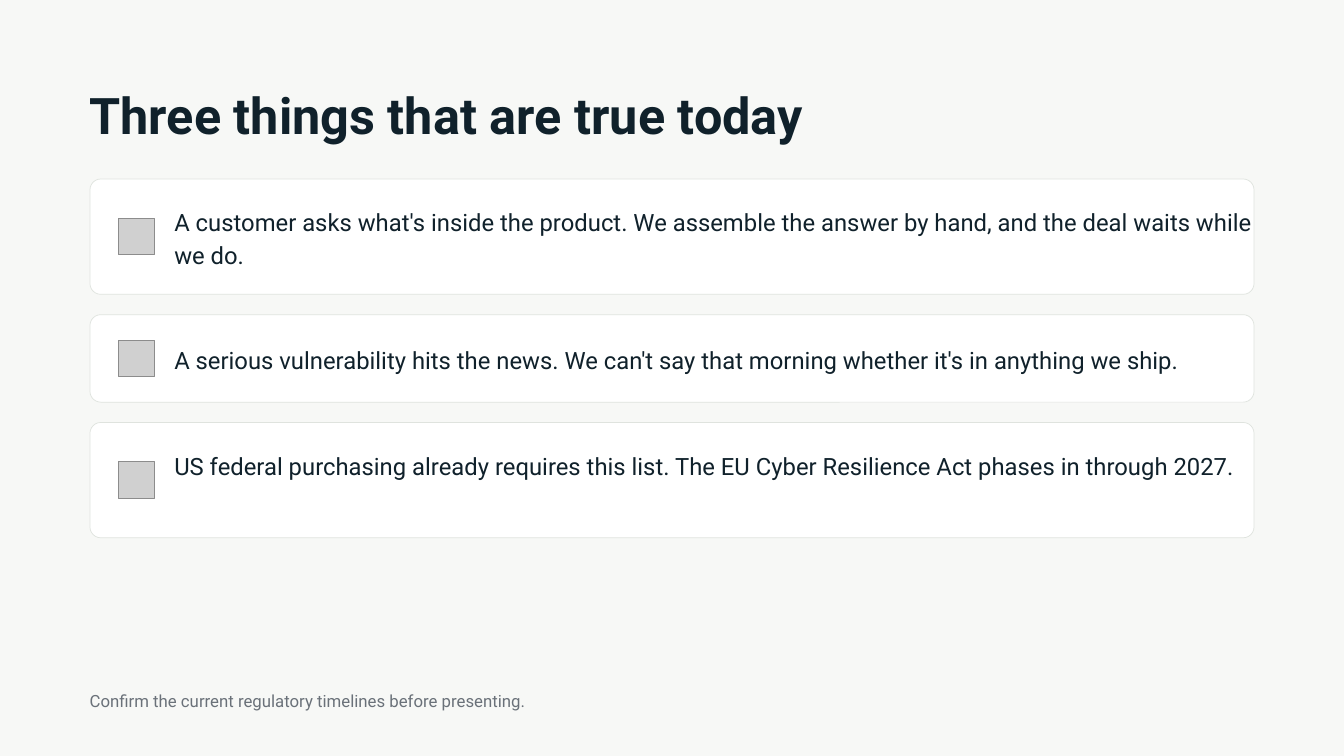
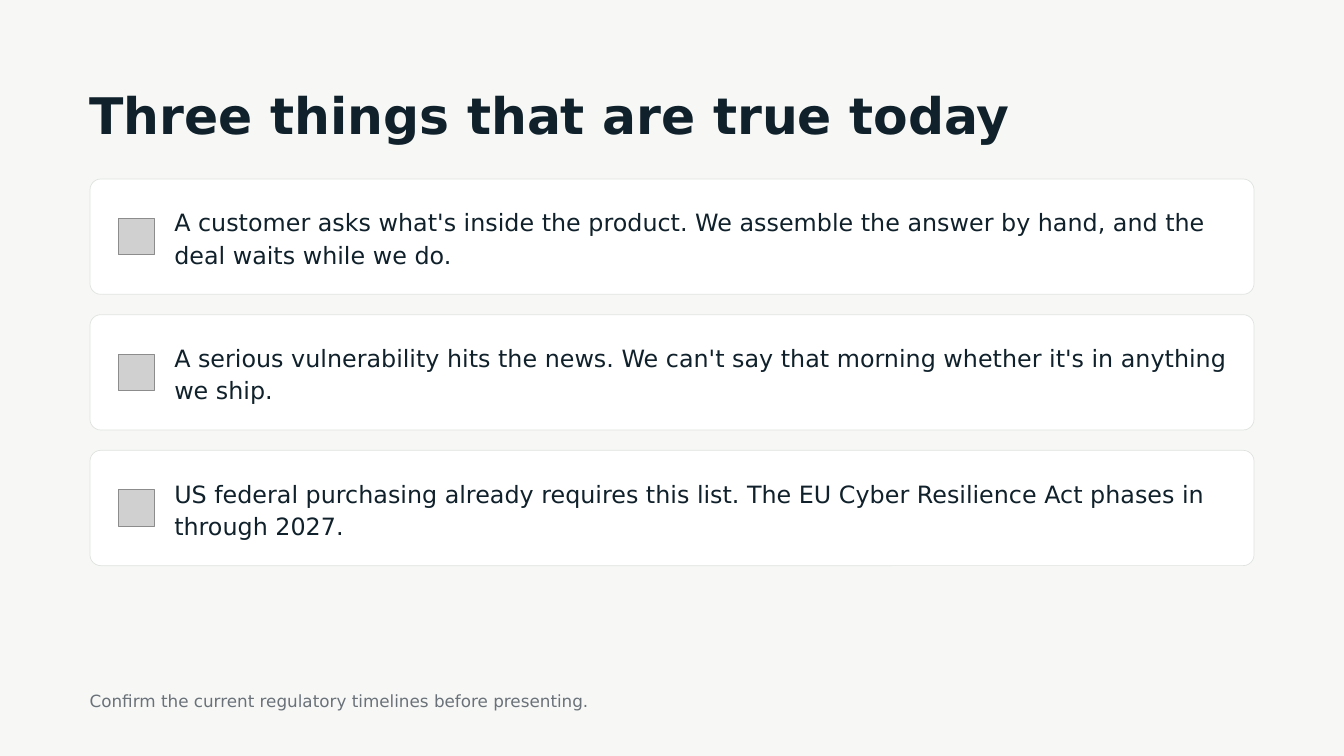
Before and after one commit to aesir-oss/pixi-sbom, a slide deck: slide 3 of docs/presentations/executive/pixi-sbom-executive.pptx. Drawn at 1344x756 pixels with LibreOffice and Linux fonts; fonts in the diff are those of the drawing; grey boxes stand for pictures. Boxes give left, top, right and bottom in pixels: in the first picture for what was removed or moved away, otherwise in the second. Text is boxed around its words. In the diff, an @@ line names an element or a change of style, - is before the commit and + after.

```diff
--- a/docs/presentations/executive/pixi-sbom-executive.pptx
+++ b/docs/presentations/executive/pixi-sbom-executive.pptx
@@ font Roboto to DejaVu Sans in 5 elements at [174,213,1204,265], [174,349,1226,404], [174,485,1204,540], [90,694,588,711], [90,95,1010,145] @@
@@ rounded rectangle: place and size @@
-rounded rectangle at [90,315,1254,402]
+rounded rectangle at [90,315,1254,430]
@@ rounded rectangle at [90,315,1254,430]: proportions changed @@
@@ picture: place and size @@
-picture at [118,340,154,376]
+picture at [118,354,154,390]
@@ 1 picture, 1 text, 1 rounded rectangle: place and size @@
-1 picture, 1 text, 1 rounded rectangle at [90,422,1254,537]
+1 picture, 1 text, 1 rounded rectangle at [90,451,1254,566]
```
Also in this commit, not shown: 8 other slides changed, 1 slide added, 16 other files.
